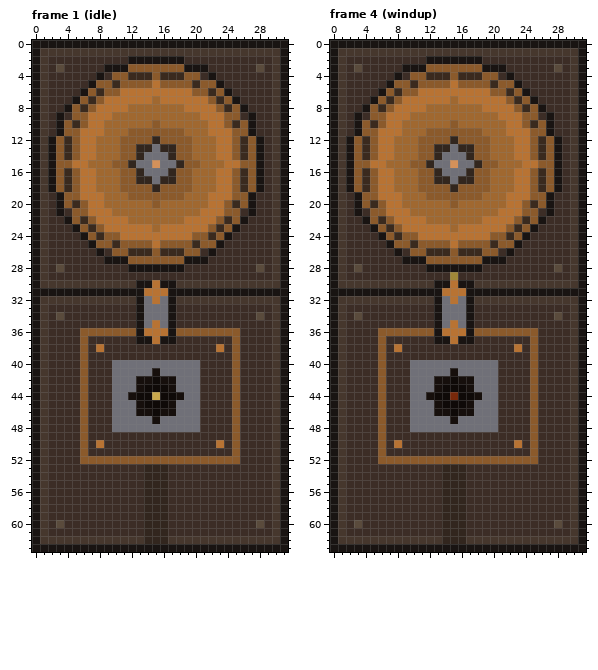
A pixel-art file gets an edit: buildings/wire_drawer/sprites/main.aseprite. This is how it looked before the edit.
32x64 pixels, 10 frames. Shown: frame 1 (idle), frame 4 (windup). The commit also changed other frames, which this record leaves out.
Once edited:
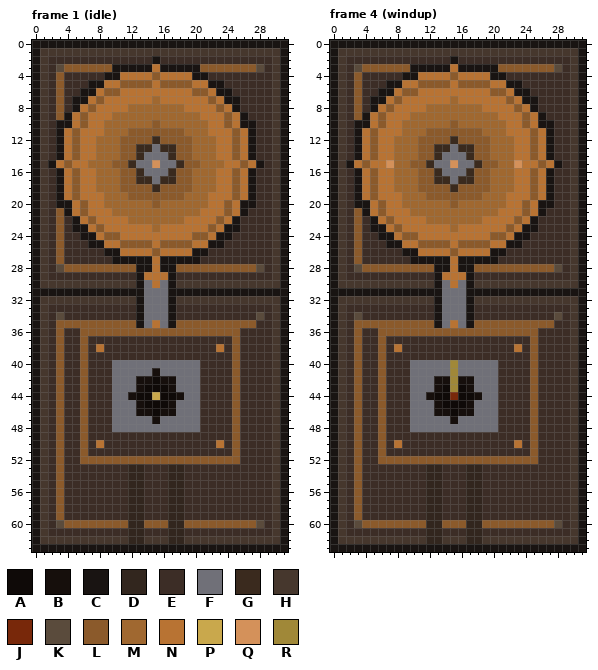
Palette (. is transparent): A #0f0a08  B #160f0c  C #191412  D #32261e  E #3c2d26  F #707078  G #3a2a1e  H #46372d  J #78280a  K #5a4b3c  L #8b5a2b  M #a06830  N #b87333  P #c9a84c  Q #d4915a  R #a08838
Changes in this commit:
Changed rows in their new state; - is an unchanged pixel.
Frame 1 (idle), layers "top", "base":
first column x 2:
 2 ----------EEE-EEE----------
 3 --LLLLLL--CCCNCCC--LLLLLLL-
 4 -L----ECCNNNN-NNNNCCE------
 5 -L----CNN---------NNC------
 6 -L---CN-------------NC-----
 7 -L--CN---------------NC----
 8 -LECN-----------------NCE--
 9 -LCN-------------------NCE-
10 --CN-------------------NC--
11 --N---------------------N--
12 ECN----------G----------NCE
13 ECN--------GG-GG--------NCE
14 ECN--------G---G--------NCE
15 -N--------G-----G--------N-
16 ECN--------G---G--------NCE
17 ECN--------GG-GG--------NCE
18 ECN----------G----------NCE
19 --N---------------------N--
20 --CN-------------------NC--
21 -LCN-------------------NCE-
22 -LECN-----------------NCE--
23 -L--CN---------------NC----
24 -L---CN-------------NC-----
25 -L----CNN---------NNC------
26 -L----ECCNNNN-NNNNCCE------
27 -L-----E--CCCNCCC--E-------
28 --LLLLLLLLL--N--LLLLLLLLLL-
29 -----------CNNNC-----------
30 ------------F-F------------
31 ------------FFF------------
32 -------------F-------------
35 -LLLLLLLLLL-----LLLLLLLLLL-
36 -L---------LLLLL-----------
37 -L---------EEEEE-----------
38 -L-------------------------
39 -L-------------------------
40 -L-------------------------
41 -L-------------------------
42 -L-------------------------
43 -L-------------------------
44 -L-------------------------
45 -L-------------------------
46 -L-------------------------
47 -L-------------------------
48 -L-------------------------
49 -L-------------------------
50 -L-------------------------
51 -L-------------------------
52 -L-------------------------
53 -L--------DDEEEDD----------
54 -L--------DDEEEDD----------
55 -L--------DDEEEDD----------
56 -L--------DDEEEDD----------
57 -L--------DDEEEDD----------
58 -L--------DDEEEDD----------
59 -L--------DDEEEDD----------
60 --LLLLLLLLDDLLLDDLLLLLLLLL-
61 ----------DDEEEDD----------
62 ----------DDHHHDD----------
Frame 4 (windup), layers "top", "base":
first column x 2:
 2 ----------EEE-EEE----------
 3 --LLLLLL--CCCNCCC--LLLLLLL-
 4 -L----ECCNNNN-NNNNCCE------
 5 -L----CNN---------NNC------
 6 -L---CN-------------NC-----
 7 -L--CN---------------NC----
 8 -LECN-----------------NCE--
 9 -LCN-------------------NCE-
10 --CN-------------------NC--
11 --N---------------------N--
12 ECN----------G----------NCE
13 ECN--------GG-GG--------NCE
14 ECN--------G---G--------NCE
15 -N---Q----G-----G----Q---N-
16 ECN--------G---G--------NCE
17 ECN--------GG-GG--------NCE
18 ECN----------G----------NCE
19 --N---------------------N--
20 --CN-------------------NC--
21 -LCN-------------------NCE-
22 -LECN-----------------NCE--
23 -L--CN---------------NC----
24 -L---CN-------------NC-----
25 -L----CNN---------NNC------
26 -L----ECCNNNN-NNNNCCE------
27 -L-----E--CCCNCCC--E-------
28 --LLLLLLLLL--N--LLLLLLLLLL-
29 -----------CNNNC-----------
30 ------------F-F------------
31 ------------FFF------------
32 -------------F-------------
35 -LLLLLLLLLL-----LLLLLLLLLL-
36 -L---------LLLLL-----------
37 -L---------EEEEE-----------
38 -L-------------------------
39 -L-------------------------
40 -L-----------R-------------
41 -L-----------R-------------
42 -L-----------R-------------
43 -L-----------R-------------
44 -L-------------------------
45 -L-------------------------
46 -L-------------------------
47 -L-------------------------
48 -L-------------------------
49 -L-------------------------
50 -L-------------------------
51 -L-------------------------
52 -L-------------------------
53 -L--------DDEEEDD----------
54 -L--------DDEEEDD----------
55 -L--------DDEEEDD----------
56 -L--------DDEEEDD----------
57 -L--------DDEEEDD----------
58 -L--------DDEEEDD----------
59 -L--------DDEEEDD----------
60 --LLLLLLLLDDLLLDDLLLLLLLLL-
61 ----------DDEEEDD----------
62 ----------DDHHHDD----------
